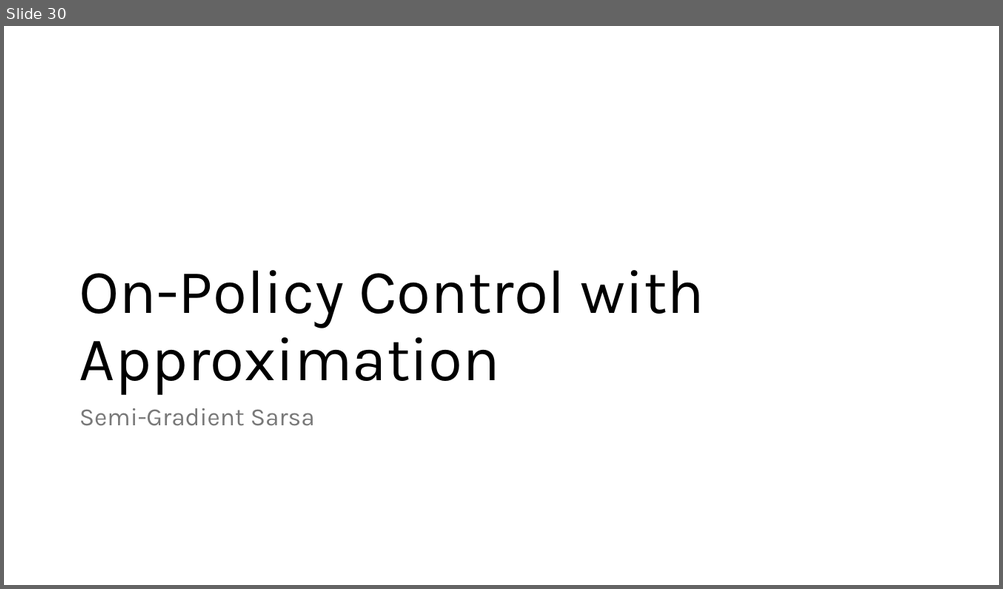
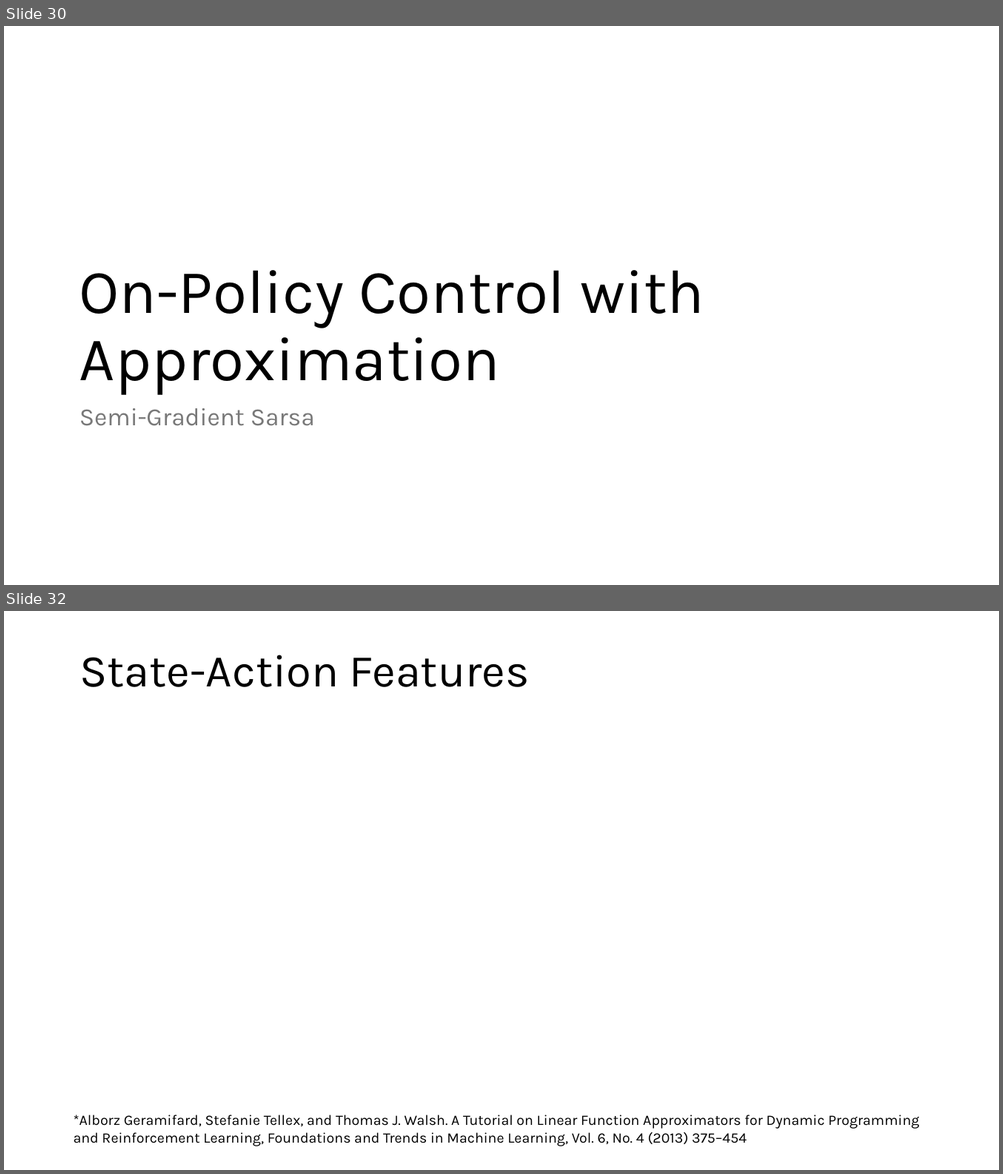
Before and after one commit to mhahsler/Introduction_to_Reinforcement_Learning, a slide deck: slides/Lecture_Chapter09.pptx. Shown one above the other, each under a label of ours: slide 30 before the commit, slides 30 and 32 after it; the slides between them are not shown. The pictures are 1003x589 and 1003x1174 pixels, drawn with LibreOffice and Linux fonts; fonts in the diff are those of the drawing; grey boxes stand for pictures. Boxes give left, top, right and bottom in pixels: in the first picture for what was removed or moved away, otherwise in the second. Text is boxed around its words. In the diff, an @@ line names an element or a change of style, - is before the commit and + after.

```diff
--- a/slides/Lecture_Chapter09.pptx
+++ b/slides/Lecture_Chapter09.pptx
@@ slide 32 added at [4,611,999,1170], background #FFFFFF @@
@@ title added at [79,655,529,687], 44 pt, text #000000 @@
+State-Action Features
@@ text added at [74,1115,919,1147], 14 pt, text #000000 @@
+*Alborz Geramifard, Stefanie Tellex, and Thomas J. Walsh. A Tutorial on Linear Function Approximators for Dynamic Programming and Reinforcement Learning, Foundations and Trends in Machine Learning, Vol. 6, No. 4 (2013) 375–454
```
Also in this commit, not shown: 1 slide changed, 3 other files.
